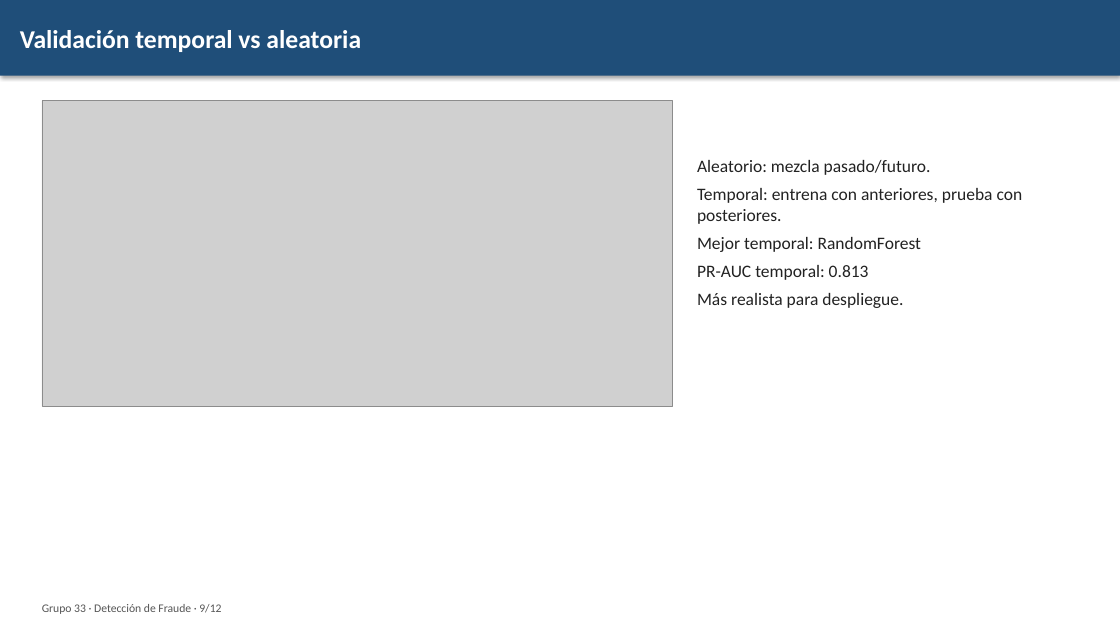
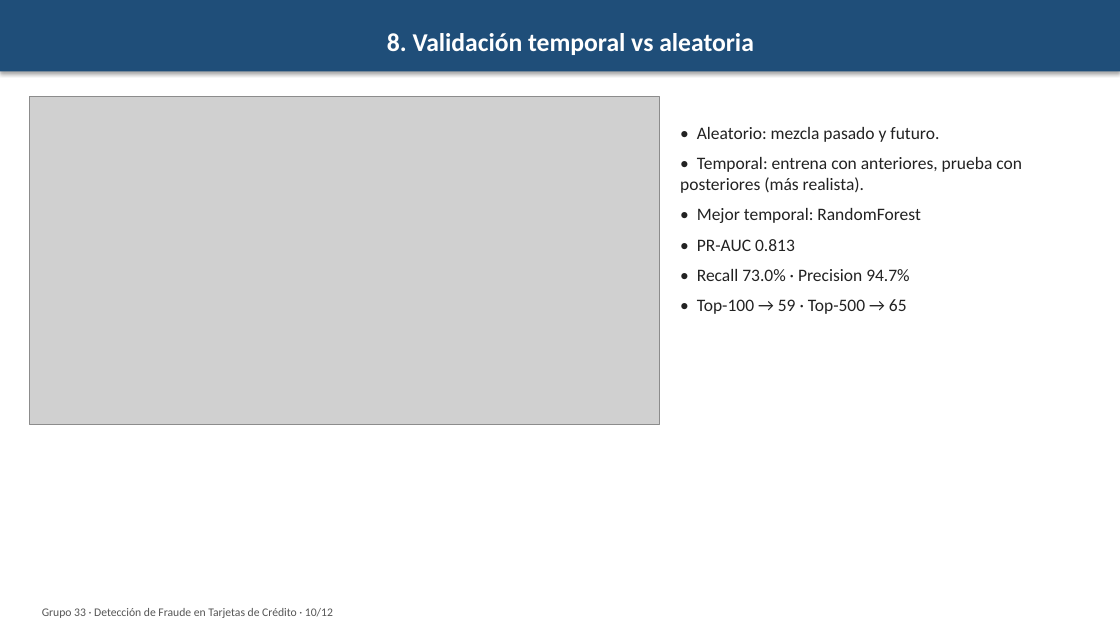
Before and after one commit to SolKidonakis/TP_Final_DataScience, a slide deck: slide 10 of reports/Presentacion_Final_Grupo33.pptx (slide 9 before the commit). Drawn at 1120x630 pixels with LibreOffice and Linux fonts; fonts in the diff are those of the drawing; grey boxes stand for pictures. Boxes give left, top, right and bottom in pixels: in the first picture for what was removed or moved away, otherwise in the second. Text is boxed around its words. In the diff, an @@ line names an element or a change of style, - is before the commit and + after.

```diff
--- a/reports/Presentacion_Final_Grupo33.pptx
+++ b/reports/Presentacion_Final_Grupo33.pptx
@@ rectangle "8. Validación temporal vs aleatoria": place and size @@
-rectangle "8. Validación temporal vs aleatoria" at <box>0,0,1120,76</box>
+rectangle "8. Validación temporal vs aleatoria" at <box>0,0,1120,71</box>
@@ text in rectangle at <box>387,33,754,55</box>: text changed @@
-Validación temporal vs aleatoria
+8. Validación temporal vs aleatoria
@@ picture: place and size @@
-picture at <box>42,101,672,407</box>
+picture at <box>29,97,660,424</box>
@@ text at <box>680,127,1022,314</box>: text changed @@
-Aleatorio: mezcla pasado/futuro.
-Temporal: entrena con anteriores, prueba con posteriores.
-Mejor temporal: RandomForest
-PR-AUC temporal: 0.813
-Más realista para despliegue.
+• Aleatorio: mezcla pasado y futuro.
+• Temporal: entrena con anteriores, prueba con posteriores (más realista).
+• Mejor temporal: RandomForest
+• PR-AUC 0.813
+• Recall 73.0% · Precision 94.7%
+• Top-100 → 59 · Top-500 → 65
@@ text at <box>42,608,333,618</box>: text changed @@
-Grupo 33 · Detección de Fraude · 9/12
+Grupo 33 · Detección de Fraude en Tarjetas de Crédito · 10/12
```
Also in this commit, not shown: 8 other slides changed, 3 slides added, 3 slides removed, 17 other files.
